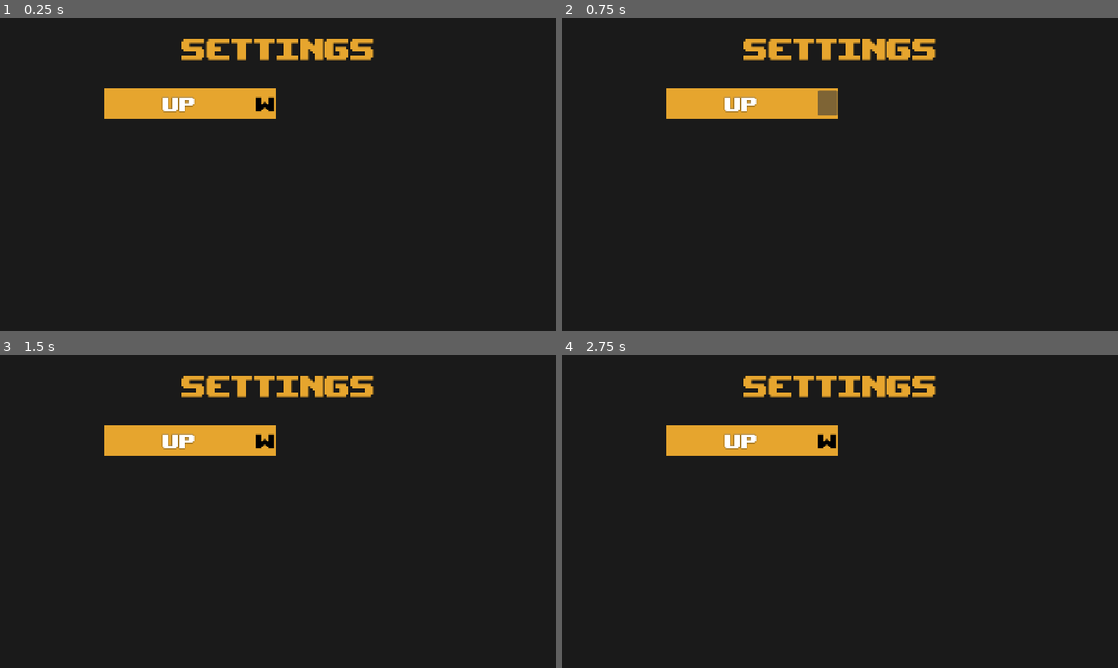
Above: before the commit, frames 1-4 (two rows, left to right).
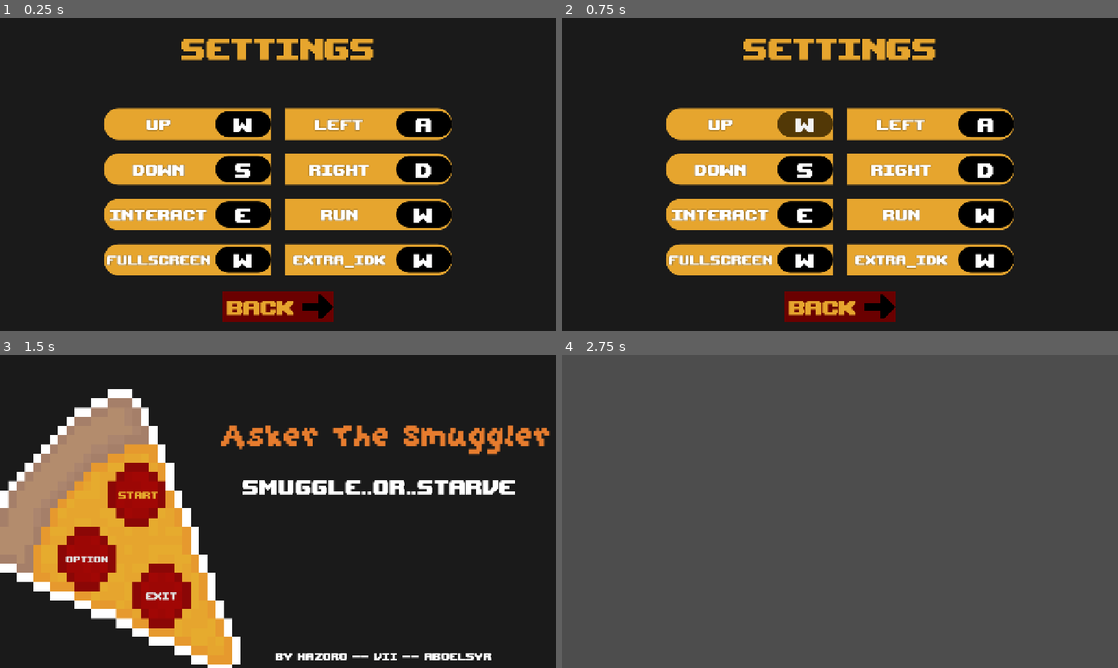
Above: after the commit, the same moments.

Repository: Hazorox/asker-the-smuggler
Game: Godot game, scene res://scenes/options/options.tscn
Two runs of this game, one before a commit and one after it. Both use one fixed random seed, a clock stepped at 60 frames per second and the inputs below. This scene is started directly instead of the project's main scene.
Inputs (mouse positions are in pixels of both pictures, inside the frame that each line leads up to):
- Up to frame 1 (0.25 s): no input
- Up to frame 2 (0.75 s): click "W" at 0.5 s
- Up to frame 3 (1.5 s): click (278, 642) at 1.25 s, where only the run after the commit has a clickable "BACK"
- Up to frame 4 (2.75 s): click (701, 495) at 2 s, where only the run after the commit has a clickable "START"

The runs differ from the first frame. In frame 1, 27% of the frame differs, in the area x 18-82%, y 22-98%; in frame 2, 27%; in frame 3, 30%; in frame 4, 100%, in the area x 0-100%, y 0-100%.

Commit message:
Add base options menu design

Diff:
--- /dev/null
+++ b/assets/arrow right.svg
@@ -0,0 +1,4 @@
+<?xml version="1.0" encoding="utf-8"?><!-- Uploaded to: SVG Repo, www.svgrepo.com, Generator: SVG Repo Mixer Tools -->
+<svg width="800px" height="800px" viewBox="0 0 16 16" fill="none" xmlns="http://www.w3.org/2000/svg">
+<path d="M8 6L8 2L10 2L16 8L10 14L8 14L8 10L-1.74845e-07 10L-3.01991e-07 6L8 6Z" fill="#000000"/>
+</svg>
--- a/scenes/options/button.gd
+++ b/scenes/options/button.gd
@@ -2,6 +2,7 @@
 
 @onready var active :=false
 func _ready()->void:
+	pressed.connect(on_pressed)
 	for action in InputMap.get_actions():
 		print(name)
 		if action==name:
@@ -11,3 +12,5 @@
 				if e is InputEventKey:
 					text = (e as InputEventKey).as_text_physical_keycode()
 			break
+func on_pressed()->void:
+	active = not active
--- a/scenes/options/options.tscn
+++ b/scenes/options/options.tscn
@@ -1,6 +1,28 @@
 [gd_scene format=3 uid="uid://bj2eq34f3jrnw"]
 
 [ext_resource type="Script" uid="uid://cg1h7x1etoocg" path="res://scenes/options/button.gd" id="1_ac427"]
+[ext_resource type="Texture2D" uid="uid://t8eqv5dtmbe7" path="res://assets/arrow right.svg" id="1_qe4tn"]
+
+[sub_resource type="StyleBoxFlat" id="StyleBoxFlat_n6pvc"]
+bg_color = Color(0.41568628, 0, 0, 1)
+
+[sub_resource type="StyleBoxFlat" id="StyleBoxFlat_nntrl"]
+bg_color = Color(0.83569616, 0.00017659173, 9.645402e-05, 1)
+
+[sub_resource type="StyleBoxFlat" id="StyleBoxFlat_gmx52"]
+bg_color = Color(0.67230505, 1.8169359e-06, 3.85046e-07, 1)
+
+[sub_resource type="StyleBoxFlat" id="StyleBoxFlat_ijenv"]
+
+[sub_resource type="GDScript" id="GDScript_2ba0u"]
+script/source = "extends Button
+
+func _ready()->void:
+	pressed.connect(on_pressed)
+
+func on_pressed()->void:
+	get_tree().change_scene_to_file(\"res://scenes/main/main.tscn\")
+"
 
 [sub_resource type="LabelSettings" id="LabelSettings_nfrx5"]
 font_size = 96
@@ -10,15 +32,59 @@
 
 [sub_resource type="StyleBoxFlat" id="StyleBoxFlat_nfrx5"]
 bg_color = Color(0.9019608, 0.64705884, 0.18039216, 1)
+corner_radius_top_left = 32
+corner_radius_bottom_left = 32
 
 [sub_resource type="LabelSettings" id="LabelSettings_0hvcy"]
-font_size = 64
+font_size = 48
 outline_size = 2
 outline_color = Color(0, 0, 0, 1)
 
-[sub_resource type="StyleBoxFlat" id="StyleBoxFlat_l3cfh"]
-bg_color = Color(0.6, 0.6, 0.6, 0)
-expand_margin_right = 24.0
+[sub_resource type="StyleBoxFlat" id="StyleBoxFlat_qe4tn"]
+bg_color = Color(0, 0, 0, 1)
+corner_radius_top_left = 64
+corner_radius_top_right = 64
+corner_radius_bottom_right = 64
+corner_radius_bottom_left = 64
+
+[sub_resource type="StyleBoxFlat" id="StyleBoxFlat_025dt"]
+bg_color = Color(0.5936382, 0.41763157, 0.07359912, 1)
+corner_radius_top_left = 64
+corner_radius_top_right = 64
+corner_radius_bottom_right = 64
+corner_radius_bottom_left = 64
+
+[sub_resource type="StyleBoxFlat" id="StyleBoxFlat_kmbin"]
+bg_color = Color(0.32156864, 0.21960784, 0.023529412, 1)
+corner_radius_top_left = 64
+corner_radius_top_right = 64
+corner_radius_bottom_right = 64
+corner_radius_bottom_left = 64
+
+[sub_resource type="LabelSettings" id="LabelSettings_ac427"]
+font_size = 40
+outline_size = 2
+outline_color = Color(0, 0, 0, 1)
+
+[sub_resource type="StyleBoxFlat" id="StyleBoxFlat_ac427"]
+bg_color = Color(0.9019608, 0.64705884, 0.18039216, 1)
+corner_radius_top_right = 32
+corner_radius_bottom_right = 32
+
+[sub_resource type="StyleBoxFlat" id="StyleBoxFlat_bcrey"]
+bg_color = Color(0.9019608, 0.64705884, 0.18039216, 1)
+corner_radius_top_right = 32
+corner_radius_bottom_right = 32
+
+[sub_resource type="StyleBoxFlat" id="StyleBoxFlat_g56r3"]
+bg_color = Color(0.9019608, 0.64705884, 0.18039216, 1)
+corner_radius_top_right = 32
+corner_radius_bottom_right = 32
+
+[sub_resource type="StyleBoxFlat" id="StyleBoxFlat_f2ajo"]
+bg_color = Color(0.9019608, 0.64705884, 0.18039216, 1)
+corner_radius_top_right = 32
+corner_radius_bottom_right = 32
 
 [node name="Options" type="Control" unique_id=1450150018]
 layout_mode = 3
@@ -27,6 +93,33 @@
 anchor_bottom = 1.0
 grow_horizontal = 2
 grow_vertical = 2
+
+[node name="back" type="Button" parent="." unique_id=896734418]
+layout_mode = 1
+anchors_preset = 7
+anchor_left = 0.5
+anchor_top = 1.0
+anchor_right = 0.5
+anchor_bottom = 1.0
+offset_left = -128.0
+offset_top = -92.0
+offset_right = 128.0
+offset_bottom = -20.0
+grow_horizontal = 2
+grow_vertical = 0
+theme_override_colors/font_color = Color(0.9019608, 0.64705884, 0.18039216, 1)
+theme_override_colors/font_pressed_color = Color(0.9019608, 0.64705884, 0.18039216, 1)
+theme_override_colors/font_hover_color = Color(0.9019608, 0.64705884, 0.18039216, 1)
+theme_override_font_sizes/font_size = 64
+theme_override_styles/normal = SubResource("StyleBoxFlat_n6pvc")
+theme_override_styles/pressed = SubResource("StyleBoxFlat_nntrl")
+theme_override_styles/hover = SubResource("StyleBoxFlat_gmx52")
+theme_override_styles/focus = SubResource("StyleBoxFlat_ijenv")
+text = "BACK"
+icon = ExtResource("1_qe4tn")
+icon_alignment = 2
+expand_icon = true
+script = SubResource("GDScript_2ba0u")
 
 [node name="title" type="Label" parent="." unique_id=583010038]
 layout_mode = 1
@@ -67,10 +160,13 @@
 offset_bottom = 280.0
 grow_horizontal = 2
 grow_vertical = 2
+theme_override_constants/separation = 32
+dragging_enabled = false
 
 [node name="left" type="VBoxContainer" parent="hsplit" unique_id=2065422251]
 layout_mode = 2
 size_flags_horizontal = 3
+size_flags_vertical = 4
 theme_override_constants/separation = 32
 
 [node name="up" type="PanelContainer" parent="hsplit/left" unique_id=200231563]
@@ -78,30 +174,245 @@
 layout_mode = 2
 theme_override_styles/panel = SubResource("StyleBoxFlat_nfrx5")
 
-[node name="HBoxContainer" type="HBoxContainer" parent="hsplit/left/up" unique_id=789397404]
-layout_mode = 2
-alignment = 1
+[node name="HBoxContainer" type="HBoxContainer" parent="hsplit/left/up" unique_id=280962835]
+layout_mode = 2
 
 [node name="Label" type="Label" parent="hsplit/left/up/HBoxContainer" unique_id=2013402593]
 layout_mode = 2
-size_flags_horizontal = 6
+size_flags_horizontal = 3
 text = "UP"
 label_settings = SubResource("LabelSettings_0hvcy")
 horizontal_alignment = 1
 
 [node name="up" type="Button" parent="hsplit/left/up/HBoxContainer" unique_id=1762915786]
-custom_maximum_size = Vector2(-1, 60)
-layout_mode = 2
-size_flags_horizontal = 8
-size_flags_vertical = 4
-theme_override_colors/font_color = Color(0, 0, 0, 1)
-theme_override_font_sizes/font_size = 64
-theme_override_styles/normal = SubResource("StyleBoxFlat_l3cfh")
-text = "W"
-alignment = 0
-script = ExtResource("1_ac427")
-
-[node name="right" type="VBoxContainer" parent="hsplit" unique_id=2017666159]
-layout_mode = 2
-size_flags_horizontal = 3
-alignment = 1
+custom_minimum_size = Vector2(128, 72)
+custom_maximum_size = Vector2(-1, 60)
+layout_mode = 2
+size_flags_horizontal = 6
+size_flags_vertical = 4
+size_flags_stretch_ratio = 0.0
+theme_override_colors/font_color = Color(1, 1, 1, 1)
+theme_override_font_sizes/font_size = 64
+theme_override_styles/normal = SubResource("StyleBoxFlat_qe4tn")
+theme_override_styles/pressed = SubResource("StyleBoxFlat_025dt")
+theme_override_styles/hover = SubResource("StyleBoxFlat_kmbin")
+text = "W"
+script = ExtResource("1_ac427")
+
+[node name="down" type="PanelContainer" parent="hsplit/left" unique_id=262412809]
+custom_minimum_size = Vector2(0, 72)
+layout_mode = 2
+theme_override_styles/panel = SubResource("StyleBoxFlat_nfrx5")
+
+[node name="HBoxContainer" type="HBoxContainer" parent="hsplit/left/down" unique_id=667246614]
+layout_mode = 2
+
+[node name="Label" type="Label" parent="hsplit/left/down/HBoxContainer" unique_id=256125983]
+layout_mode = 2
+size_flags_horizontal = 3
+text = "DOWN"
+label_settings = SubResource("LabelSettings_0hvcy")
+horizontal_alignment = 1
+
+[node name="down" type="Button" parent="hsplit/left/down/HBoxContainer" unique_id=1739058523]
+custom_minimum_size = Vector2(128, 72)
+custom_maximum_size = Vector2(-1, 60)
+layout_mode = 2
+size_flags_horizontal = 6
+size_flags_vertical = 4
+size_flags_stretch_ratio = 0.0
+theme_override_colors/font_color = Color(1, 1, 1, 1)
+theme_override_font_sizes/font_size = 64
+theme_override_styles/normal = SubResource("StyleBoxFlat_qe4tn")
+theme_override_styles/pressed = SubResource("StyleBoxFlat_025dt")
+theme_override_styles/hover = SubResource("StyleBoxFlat_kmbin")
+text = "W"
+script = ExtResource("1_ac427")
+
+[node name="interact" type="PanelContainer" parent="hsplit/left" unique_id=1088111710]
+custom_minimum_size = Vector2(0, 72)
+layout_mode = 2
+theme_override_styles/panel = SubResource("StyleBoxFlat_nfrx5")
+
+[node name="HBoxContainer" type="HBoxContainer" parent="hsplit/left/interact" unique_id=706436498]
+layout_mode = 2
+
+[node name="Label" type="Label" parent="hsplit/left/interact/HBoxContainer" unique_id=1673329523]
+layout_mode = 2
+size_flags_horizontal = 3
+text = "INTERACT"
+label_settings = SubResource("LabelSettings_0hvcy")
+horizontal_alignment = 1
+
+[node name="interact" type="Button" parent="hsplit/left/interact/HBoxContainer" unique_id=1478215245]
+custom_minimum_size = Vector2(128, 72)
+custom_maximum_size = Vector2(-1, 60)
+layout_mode = 2
+size_flags_horizontal = 6
+size_flags_vertical = 4
+size_flags_stretch_ratio = 0.0
+theme_override_colors/font_color = Color(1, 1, 1, 1)
+theme_override_font_sizes/font_size = 64
+theme_override_styles/normal = SubResource("StyleBoxFlat_qe4tn")
+theme_override_styles/pressed = SubResource("StyleBoxFlat_025dt")
+theme_override_styles/hover = SubResource("StyleBoxFlat_kmbin")
+text = "W"
+script = ExtResource("1_ac427")
+
+[node name="fullscreen" type="PanelContainer" parent="hsplit/left" unique_id=2084594360]
+custom_minimum_size = Vector2(0, 72)
+layout_mode = 2
+theme_override_styles/panel = SubResource("StyleBoxFlat_nfrx5")
+
+[node name="HBoxContainer" type="HBoxContainer" parent="hsplit/left/fullscreen" unique_id=2104195145]
+layout_mode = 2
+
+[node name="Label" type="Label" parent="hsplit/left/fullscreen/HBoxContainer" unique_id=744641197]
+layout_mode = 2
+size_flags_horizontal = 3
+theme_override_font_sizes/font_size = 32
+text = "FULLSCREEN"
+label_settings = SubResource("LabelSettings_ac427")
+horizontal_alignment = 1
+
+[node name="up" type="Button" parent="hsplit/left/fullscreen/HBoxContainer" unique_id=1377499621]
+custom_minimum_size = Vector2(128, 72)
+custom_maximum_size = Vector2(-1, 60)
+layout_mode = 2
+size_flags_horizontal = 6
+size_flags_vertical = 4
+size_flags_stretch_ratio = 0.0
+theme_override_colors/font_color = Color(1, 1, 1, 1)
+theme_override_font_sizes/font_size = 64
+theme_override_styles/normal = SubResource("StyleBoxFlat_qe4tn")
+theme_override_styles/pressed = SubResource("StyleBoxFlat_025dt")
+theme_override_styles/hover = SubResource("StyleBoxFlat_kmbin")
+text = "W"
+script = ExtResource("1_ac427")
+
+[node name="right" type="VBoxContainer" parent="hsplit" unique_id=575381557]
+layout_mode = 2
+size_flags_horizontal = 3
+size_flags_vertical = 4
+theme_override_constants/separation = 32
+
+[node name="left" type="PanelContainer" parent="hsplit/right" unique_id=1206628927]
+custom_minimum_size = Vector2(0, 72)
+layout_mode = 2
+theme_override_styles/panel = SubResource("StyleBoxFlat_ac427")
+
+[node name="HBoxContainer" type="HBoxContainer" parent="hsplit/right/left" unique_id=1240911791]
+layout_mode = 2
+
+[node name="Label" type="Label" parent="hsplit/right/left/HBoxContainer" unique_id=1025427553]
+layout_mode = 2
+size_flags_horizontal = 3
+text = "LEFT"
+label_settings = SubResource("LabelSettings_0hvcy")
+horizontal_alignment = 1
+
+[node name="left" type="Button" parent="hsplit/right/left/HBoxContainer" unique_id=1990692093]
+custom_minimum_size = Vector2(128, 72)
+custom_maximum_size = Vector2(-1, 60)
+layout_mode = 2
+size_flags_horizontal = 6
+size_flags_vertical = 4
+size_flags_stretch_ratio = 0.0
+theme_override_colors/font_color = Color(1, 1, 1, 1)
+theme_override_font_sizes/font_size = 64
+theme_override_styles/normal = SubResource("StyleBoxFlat_qe4tn")
+theme_override_styles/pressed = SubResource("StyleBoxFlat_025dt")
+theme_override_styles/hover = SubResource("StyleBoxFlat_kmbin")
+text = "W"
+script = ExtResource("1_ac427")
+
+[node name="right" type="PanelContainer" parent="hsplit/right" unique_id=1767870123]
+custom_minimum_size = Vector2(0, 72)
+layout_mode = 2
+theme_override_styles/panel = SubResource("StyleBoxFlat_bcrey")
+
+[node name="HBoxContainer" type="HBoxContainer" parent="hsplit/right/right" unique_id=1479082178]
+layout_mode = 2
+
+[node name="Label" type="Label" parent="hsplit/right/right/HBoxContainer" unique_id=870710708]
+layout_mode = 2
+size_flags_horizontal = 3
+text = "RIGHT"
+label_settings = SubResource("LabelSettings_0hvcy")
+horizontal_alignment = 1
+
+[node name="right" type="Button" parent="hsplit/right/right/HBoxContainer" unique_id=930727388]
+custom_minimum_size = Vector2(128, 72)
+custom_maximum_size = Vector2(-1, 60)
+layout_mode = 2
+size_flags_horizontal = 6
+size_flags_vertical = 4
+size_flags_stretch_ratio = 0.0
+theme_override_colors/font_color = Color(1, 1, 1, 1)
+theme_override_font_sizes/font_size = 64
+theme_override_styles/normal = SubResource("StyleBoxFlat_qe4tn")
+theme_override_styles/pressed = SubResource("StyleBoxFlat_025dt")
+theme_override_styles/hover = SubResource("StyleBoxFlat_kmbin")
+text = "W"
+script = ExtResource("1_ac427")
+
+[node name="interact" type="PanelContainer" parent="hsplit/right" unique_id=2016499008]
+custom_minimum_size = Vector2(0, 72)
+layout_mode = 2
+theme_override_styles/panel = SubResource("StyleBoxFlat_g56r3")
+
+[node name="HBoxContainer" type="HBoxContainer" parent="hsplit/right/interact" unique_id=1473933060]
+layout_mode = 2
+
+[node name="Label" type="Label" parent="hsplit/right/interact/HBoxContainer" unique_id=563732837]
+layout_mode = 2
+size_flags_horizontal = 3
+text = "RUN"
+label_settings = SubResource("LabelSettings_0hvcy")
+horizontal_alignment = 1
+
+[node name="run" type="Button" parent="hsplit/right/interact/HBoxContainer" unique_id=999559937]
+custom_minimum_size = Vector2(128, 72)
+custom_maximum_size = Vector2(-1, 60)
+layout_mode = 2
+size_flags_horizontal = 6
+size_flags_vertical = 4
+size_flags_stretch_ratio = 0.0
+theme_override_colors/font_color = Color(1, 1, 1, 1)
+theme_override_font_sizes/font_size = 64
+theme_override_styles/normal = SubResource("StyleBoxFlat_qe4tn")
+theme_override_styles/pressed = SubResource("StyleBoxFlat_025dt")
+theme_override_styles/hover = SubResource("StyleBoxFlat_kmbin")
+text = "W"
+script = ExtResource("1_ac427")
+
+[node name="extra_idk" type="PanelContainer" parent="hsplit/right" unique_id=2092944969]
+custom_minimum_size = Vector2(0, 72)
+layout_mode = 2
+theme_override_styles/panel = SubResource("StyleBoxFlat_f2ajo")
+
+[node name="HBoxContainer" type="HBoxContainer" parent="hsplit/right/extra_idk" unique_id=1569911435]
+layout_mode = 2
+
+[node name="Label" type="Label" parent="hsplit/right/extra_idk/HBoxContainer" unique_id=1505559021]
+layout_mode = 2
+size_flags_horizontal = 3
+theme_override_font_sizes/font_size = 32
+text = "extra_idk"
+label_settings = SubResource("LabelSettings_ac427")
+horizontal_alignment = 1
+
+[node name="up" type="Button" parent="hsplit/right/extra_idk/HBoxContainer" unique_id=425565397]
+custom_minimum_size = Vector2(128, 72)
+custom_maximum_size = Vector2(-1, 60)
+layout_mode = 2
+size_flags_horizontal = 6
+size_flags_vertical = 4
+size_flags_stretch_ratio = 0.0
+theme_override_colors/font_color = Color(1, 1, 1, 1)
+theme_override_font_sizes/font_size = 64
+theme_override_styles/normal = SubResource("StyleBoxFlat_qe4tn")
+theme_override_styles/pressed = SubResource("StyleBoxFlat_025dt")
+theme_override_styles/hover = SubResource("StyleBoxFlat_kmbin")
+text = "w"
+script = ExtResource("1_ac427")
Not shown, added: assets/arrow right.svg.import
